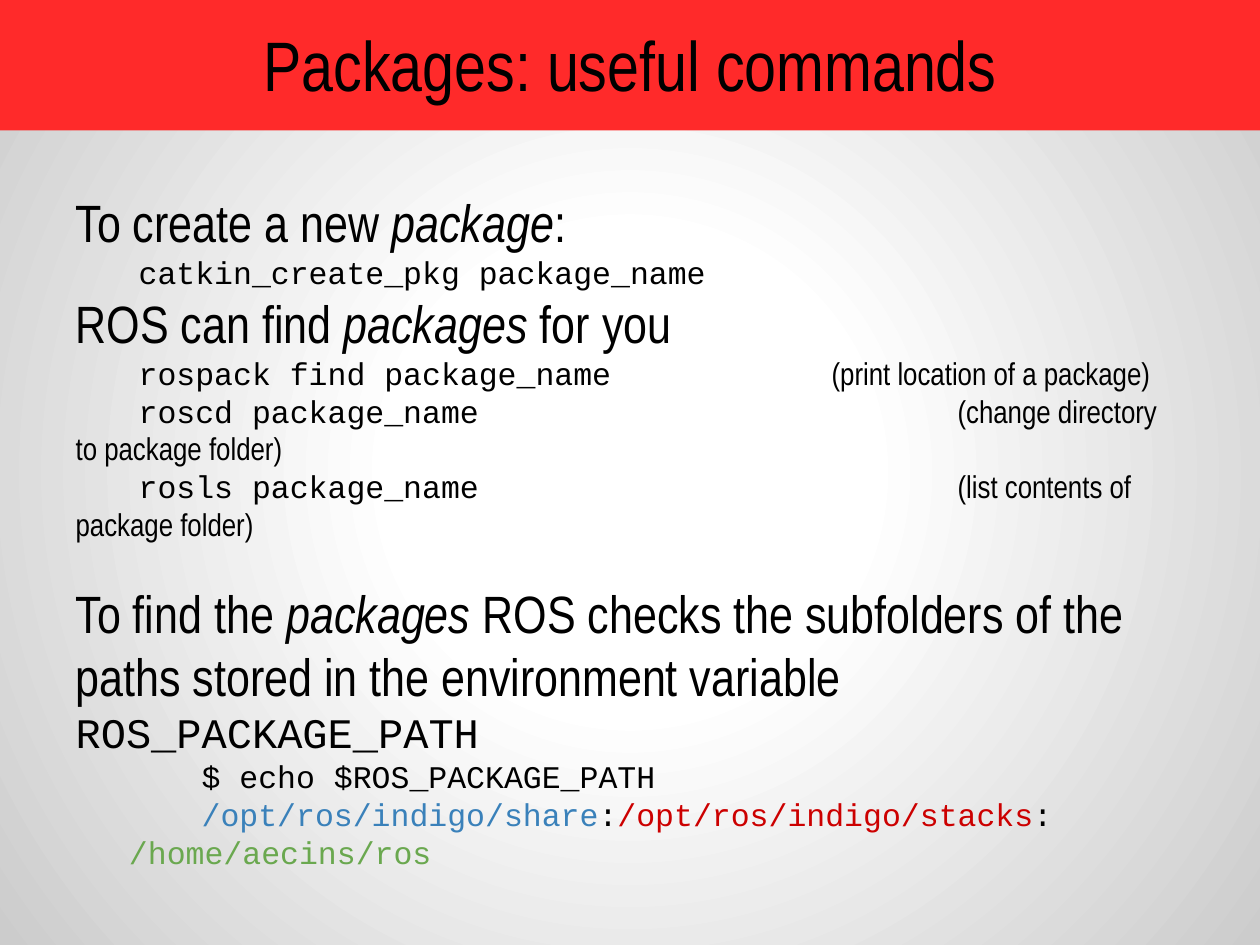
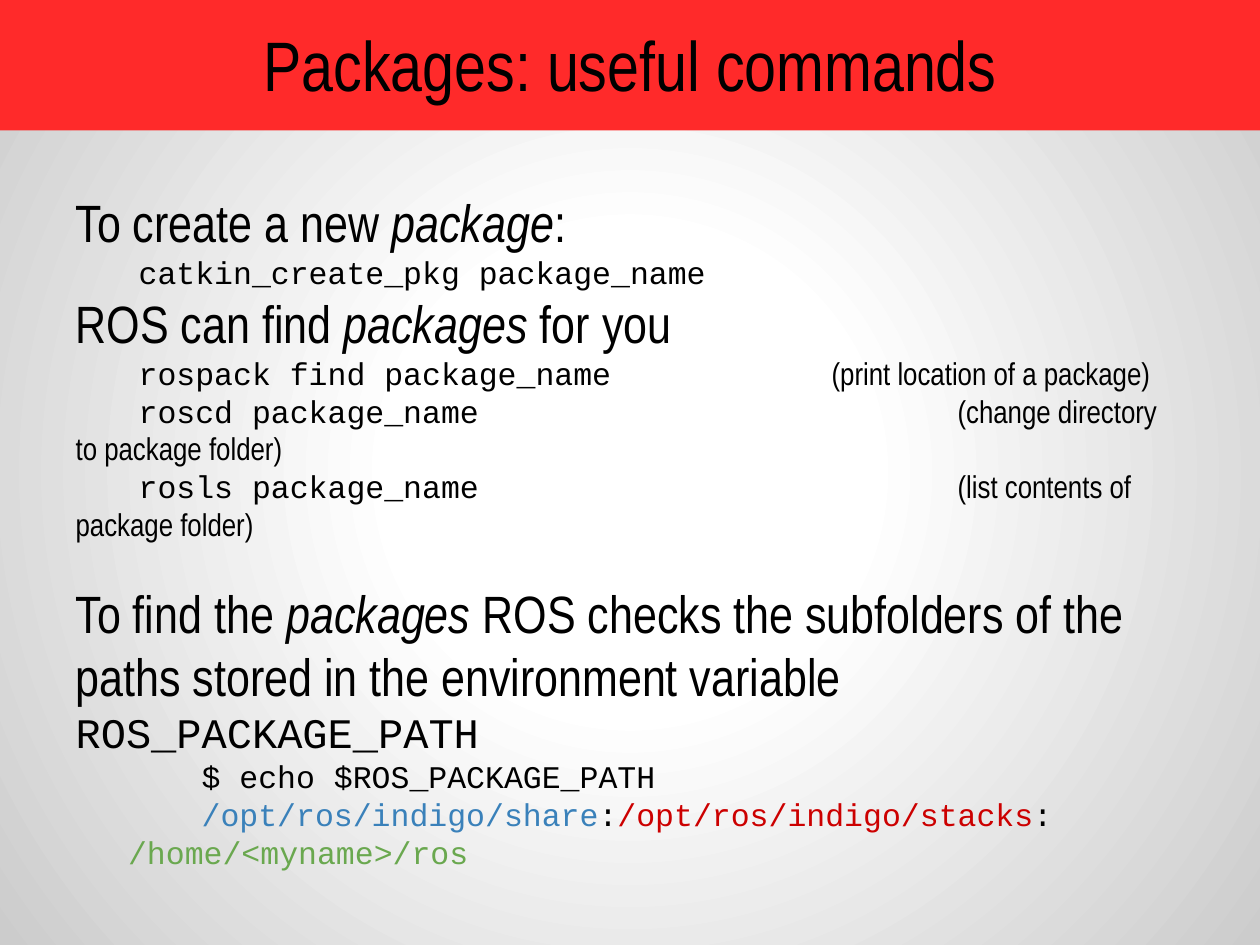
Before and after one commit to amitrokh/CMSC498F, a slide deck: slide 28 of lectures/week_2/Introduction to ROS.pptx. Drawn at 1260x945 pixels with LibreOffice and Linux fonts; fonts in the diff are those of the drawing. Boxes give left, top, right and bottom in pixels: in the first picture for what was removed or moved away, otherwise in the second. Text is boxed around its words. In the diff, an @@ line names an element or a change of style, - is before the commit and + after.

```diff
--- a/lectures/week_2/Introduction to ROS.pptx
+++ b/lectures/week_2/Introduction to ROS.pptx
@@ text at bbox=[128, 841, 468, 871]: text changed @@
-/home/aecins/ros
+/home/<myname>/ros
```
Also in this commit, not shown: 7 other slides changed, 1 slide removed, 1 other file.
